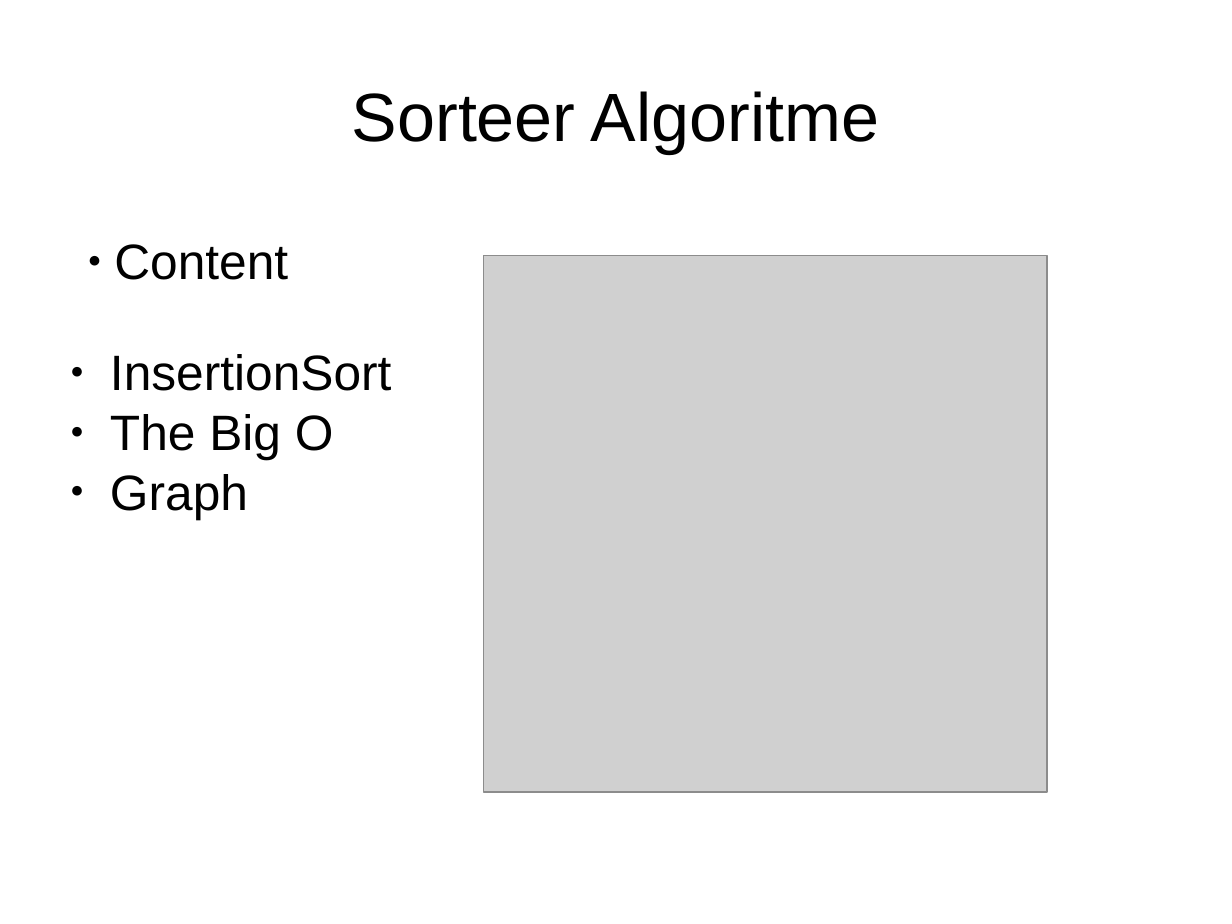
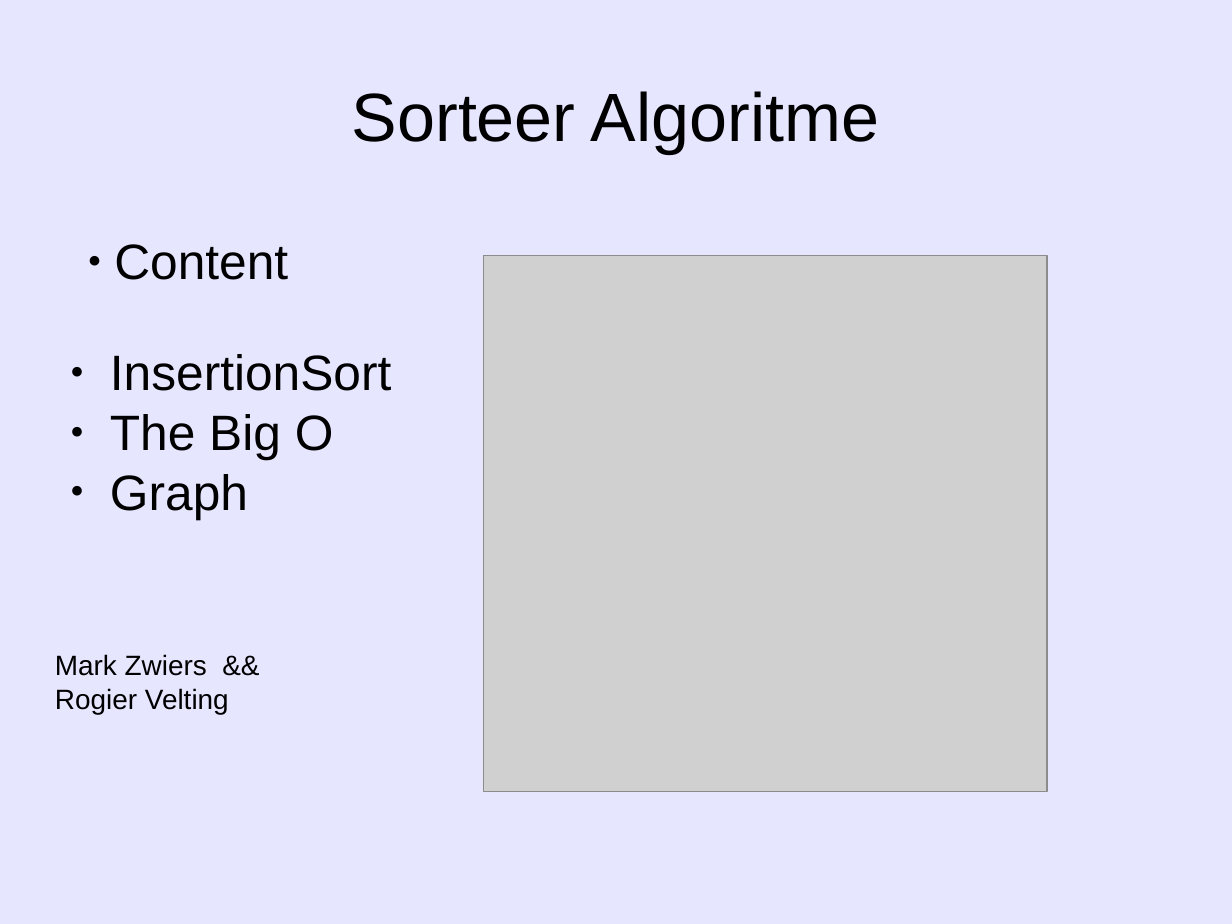
Before and after one commit to RogierWV/turbo-octo-tribble, a slide deck: slide 1 of presentatie.odp. Drawn at 1232x924 pixels with LibreOffice and Linux fonts; fonts in the diff are those of the drawing; grey boxes stand for pictures. Boxes give left, top, right and bottom in pixels: in the first picture for what was removed or moved away, otherwise in the second. Text is boxed around its words. In the diff, an @@ line names an element or a change of style, - is before the commit and + after.

```diff
--- a/presentatie.odp
+++ b/presentatie.odp
@@ background #FFFFFF to #E6E6FF @@
@@ text added at bbox=[55, 654, 229, 714], 18 pt, text #000000 @@
+Mark Zwiers &&
+Rogier Velting
```
Also in this commit, not shown: 3 other slides changed, 4 other files.
